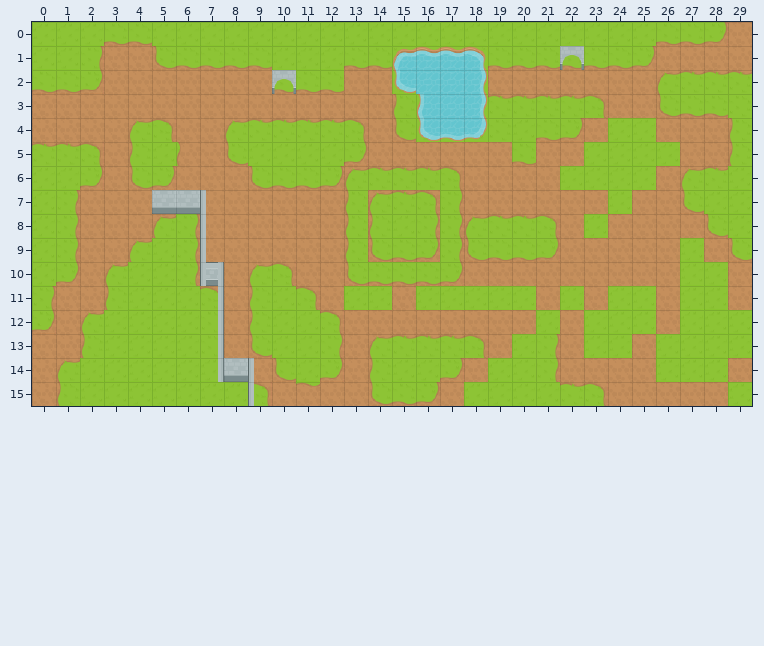
Two versions of a level (Tiled map, Assets/map/map2.tmx). That is the earlier state.
Cells are 32x32 px. Shown: x 0..29, y 0..15.
After the commit:
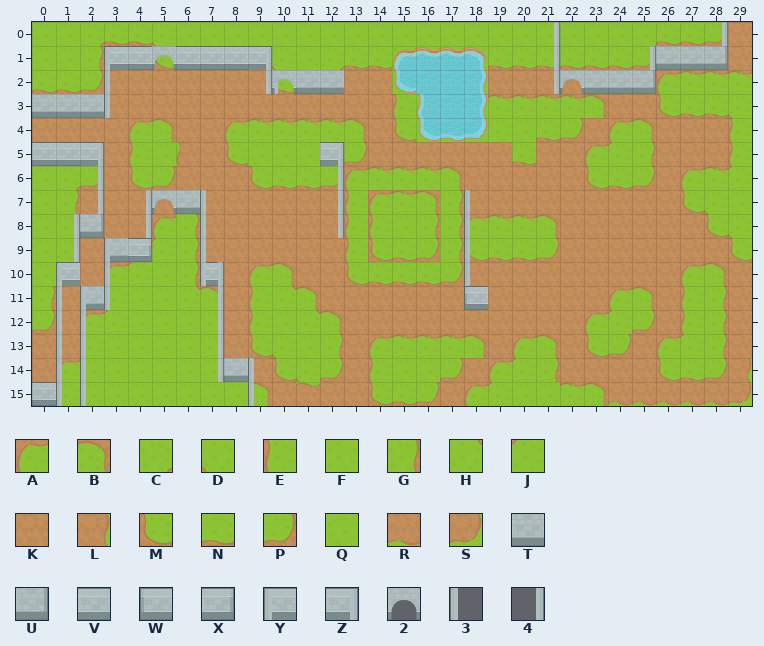
Key: from "Main": A 0, B 2, C 3, D 4, E 20, F 21, G 22, H 23, J 24, K 26, L 27, M 40, N 41, P 42, Q 43, R 46, S 47, T 69, U 72, V 89, W 90, X 92, Y 96, Z 97, 2 114, 3 116, 4 117.
_ is an empty cell, # one hidden under a higher layer.
Difference:
Layer "Grass'n'Shit":
y 0: x 2 Q -> C; x 5 Q -> D
y 1: x 10 Q -> D; x 12 Q -> C
y 2: x 12 N -> #
y 3: x 29 F -> D
y 4: x 24..25 QQ -> AB
y 5: x 23..26 QQQQ -> AJGK
y 6: x 1 Q -> C; x 22..25 QQQQ -> KMNP; x 29 Q -> J
y 7: x 24 Q -> K; x 28 Q -> D
y 8: x 23 Q -> K; x 29 Q -> D
y 9: x 3 K -> T; x 5 Q -> J; x 27 Q -> K
y 10: x 1 P -> #; x 4 Q -> J; x 27..28 QQ -> AB
y 11: x 2 K -> T; x 6 Q -> H; x 10 Q -> H; x 13..14 QQ -> KK; x 16..20 QQQQQ -> KK#KK; x 22 Q -> K; x 24..25 QQ -> AB; x 27..28 QQ -> EG
y 12: x 3 Q -> J; x 11 Q -> H; x 21 Q -> K; x 23..25 QQQ -> AJP; x 27..29 QQQ -> EGK
y 13: x 10 Q -> D; x 20..21 QG -> AB; x 23..24 QQ -> MP; x 26..29 QQQQ -> AJGK
y 14: x 11 Q -> D; x 19..20 QQ -> AJ; x 26..29 QQQK -> MNPL
y 15: x 18..19 QQ -> AJ; x 24..29 KKKKKQ -> RRRRRS
Layer "Tile Layer 2":
y 0: x 21 _ -> 4; x 28 _ -> 4
y 1: x 3..9 _______ -> YV2VVVZ; x 21 _ -> 4; x 25..28 ____ -> 4TTU
y 2: x 3 _ -> 3; x 9..12 ____ -> 43TT; x 21 _ -> 4; x 23..25 ___ -> TTU
y 3: x 0..3 ____ -> TTT3
y 5: x 0..2 ___ -> VVZ; x 12 _ -> Z
y 6: x 2 _ -> 4; x 12 _ -> 4
y 7: x 2 _ -> 4; x 4..5 _T -> 42; x 12 _ -> 4; x 18 _ -> 3
y 8: x 1..2 __ -> 4U; x 4 _ -> 4; x 12 _ -> 4; x 18 _ -> 3
y 9: x 1 _ -> 4; x 3..4 __ -> 3X; x 18 _ -> 3
y 10: x 1 _ -> Y; x 3 _ -> 3; x 18 _ -> 3
y 11: x 1..3 ___ -> 333; x 18 _ -> W
y 12..14: x 1..2 __ -> 33
y 15: x 0..2 ___ -> V33
Layer "SuperTop":
y 1: x 22 2 -> _
y 2: x 22 _ -> 2
